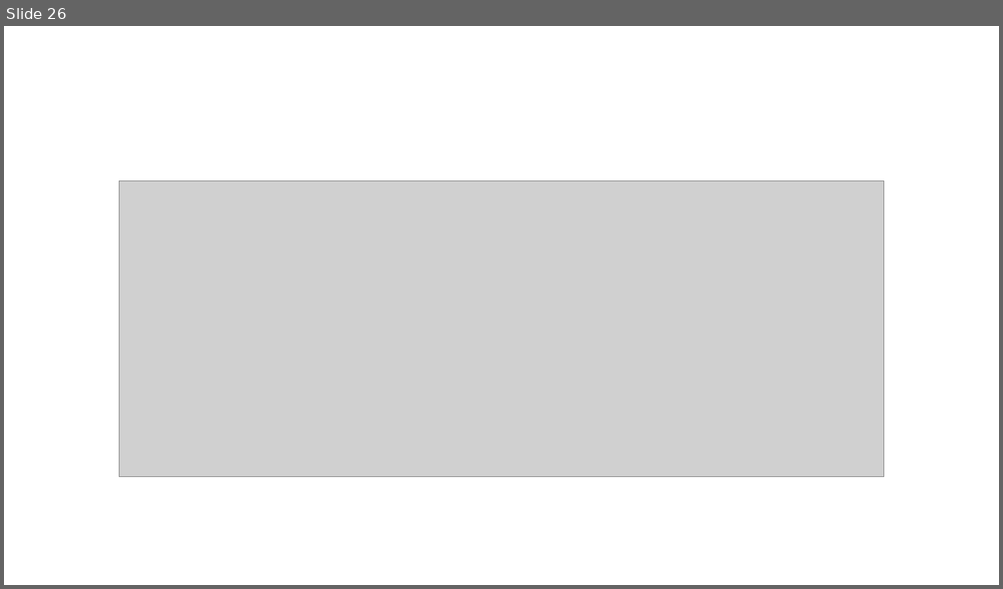
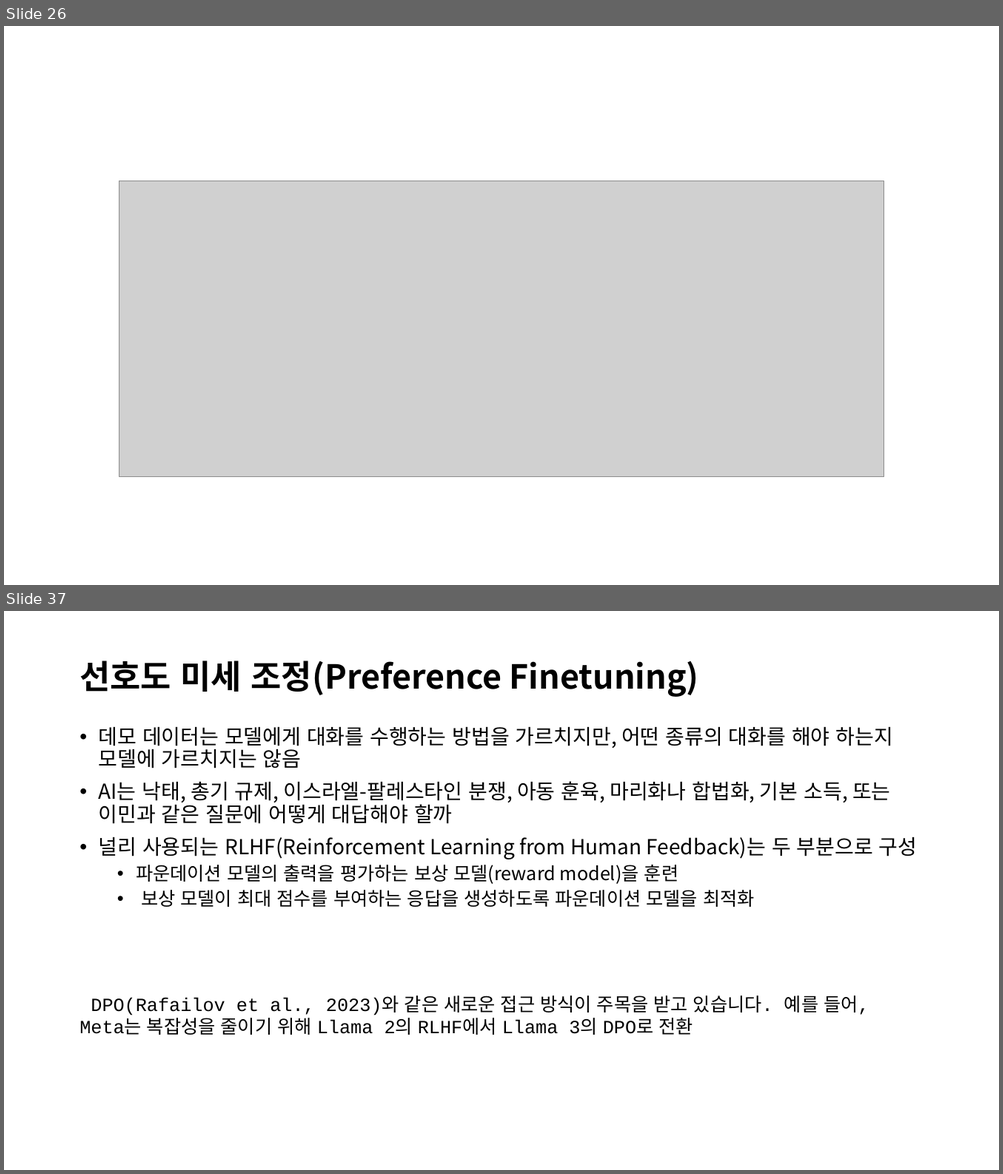
Before and after one commit to restful3/ds4th_study, a slide deck: source/AI_Engineering/Ch02_Ch02_Understanding_Foundation_Models_jeong.pptx. Shown one above the other, each under a label of ours: slide 26 before the commit, slides 26 and 37 after it; the slides between them are not shown. The pictures are 1003x589 and 1003x1174 pixels, drawn with LibreOffice and Linux fonts; fonts in the diff are those of the drawing; grey boxes stand for pictures. Boxes give left, top, right and bottom in pixels: in the first picture for what was removed or moved away, otherwise in the second. Text is boxed around its words. In the diff, an @@ line names an element or a change of style, - is before the commit and + after.

```diff
--- a/source/AI_Engineering/Ch02_Ch02_Understanding_Foundation_Models_jeong.pptx
+++ b/source/AI_Engineering/Ch02_Ch02_Understanding_Foundation_Models_jeong.pptx
@@ slide 37 added at (x1=4, y1=611, x2=999, y2=1170), background #FFFFFF @@
@@ title added at (x1=79, y1=661, x2=699, y2=697), 32 pt, text #000000, bold @@
+선호도 미세 조정(Preference Finetuning)
@@ text added at (x1=99, y1=726, x2=917, y2=907), 20 pt, text #000000 @@
+• 데모 데이터는 모델에게 대화를 수행하는 방법을 가르치지만, 어떤 종류의 대화를 해야 하는지 모델에 가르치지는 않음
+• AI는 낙태, 총기 규제, 이스라엘-팔레스타인 분쟁, 아동 훈육, 마리화나 합법화, 기본 소득, 또는 이민과 같은 질문에 어떻게 대답해야 할까
+• 널리 사용되는 RLHF(Reinforcement Learning from Human Feedback)는 두 부분으로 구성
+  • 파운데이션 모델의 출력을 평가하는 보상 모델(reward model)을 훈련
+  • 보상 모델이 최대 점수를 부여하는 응답을 생성하도록 파운데이션 모델을 최적화
@@ text added at (x1=79, y1=996, x2=869, y2=1035), 18 pt, text #000000 @@
+DPO(Rafailov et al., 2023)와 같은 새로운 접근 방식이 주목을 받고 있습니다. 예를 들어, Meta는 복잡성을 줄이기 위해 Llama 2의 RLHF에서 Llama 3의 DPO로 전환
```
Also in this commit, not shown: 8 slides changed, 24 other slides added, 1 slide removed, 1 other file.
